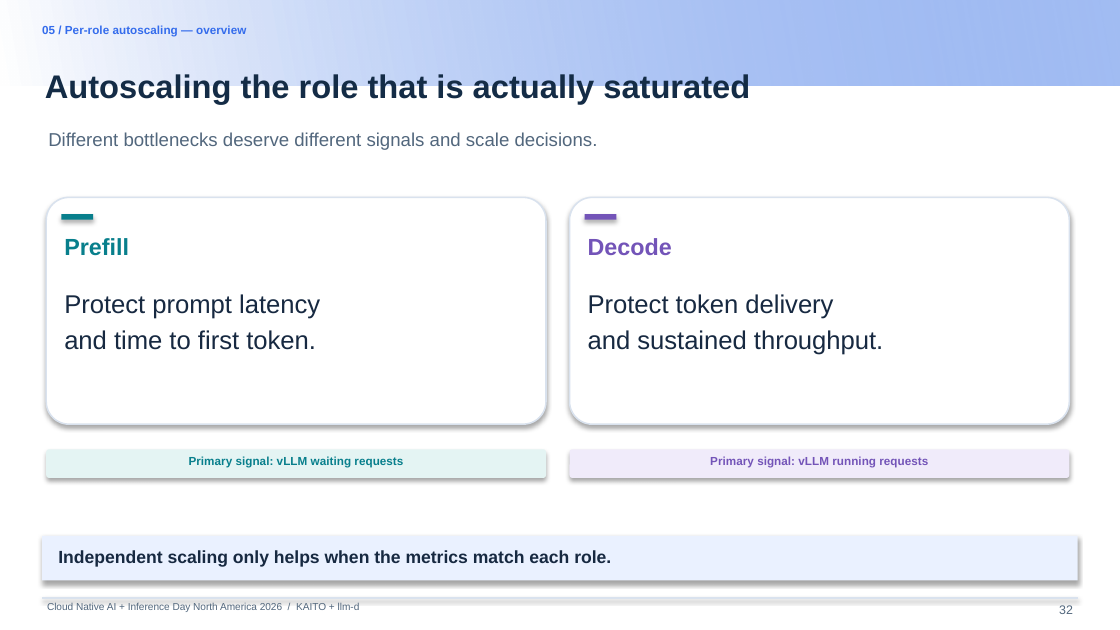
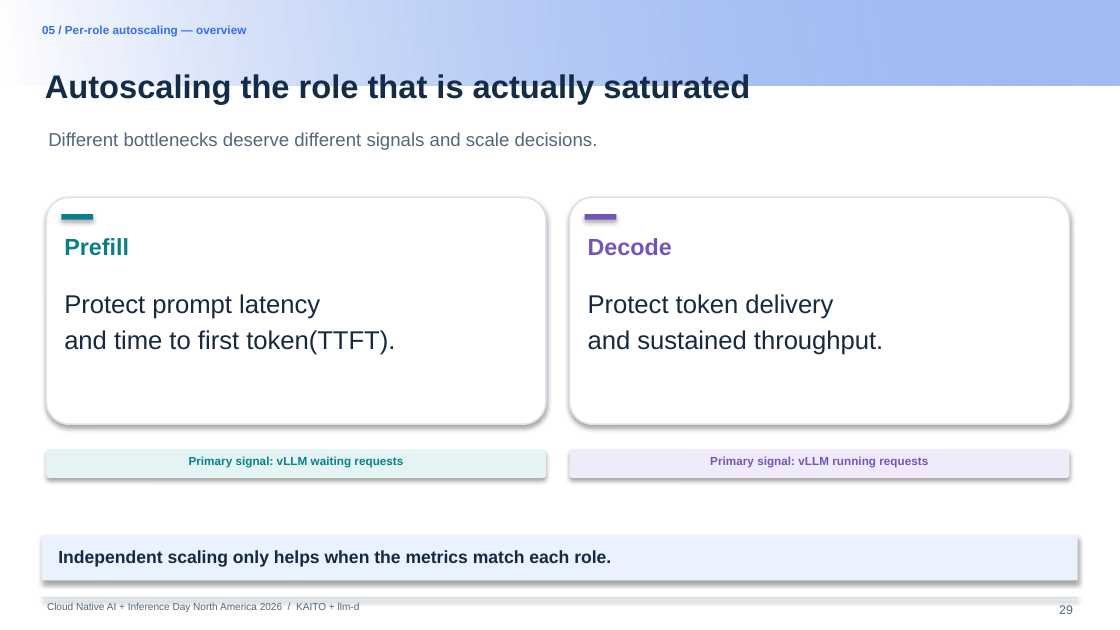
Before and after one commit to andyzhangx/demo, a slide deck: slide 29 of llm/pd-disaggregation/kubecon-na-2026-pd-disaggregation-kaito-llmd.pptx (slide 32 before the commit). Drawn at 1120x630 pixels with LibreOffice and Linux fonts; fonts in the diff are those of the drawing; background and template pictures are left out. Boxes give left, top, right and bottom in pixels: in the first picture for what was removed or moved away, otherwise in the second. Text is boxed around its words. In the diff, an @@ line names an element or a change of style, - is before the commit and + after.

```diff
--- a/llm/pd-disaggregation/kubecon-na-2026-pd-disaggregation-kaito-llmd.pptx
+++ b/llm/pd-disaggregation/kubecon-na-2026-pd-disaggregation-kaito-llmd.pptx
@@ text at (64,330,395,355): text changed @@
-and time to first token.
+and time to first token(TTFT).
@@ page number at (1059,605,1073,614): text changed @@
-32
+29
```
Also in this commit, not shown: 14 other slides changed.
